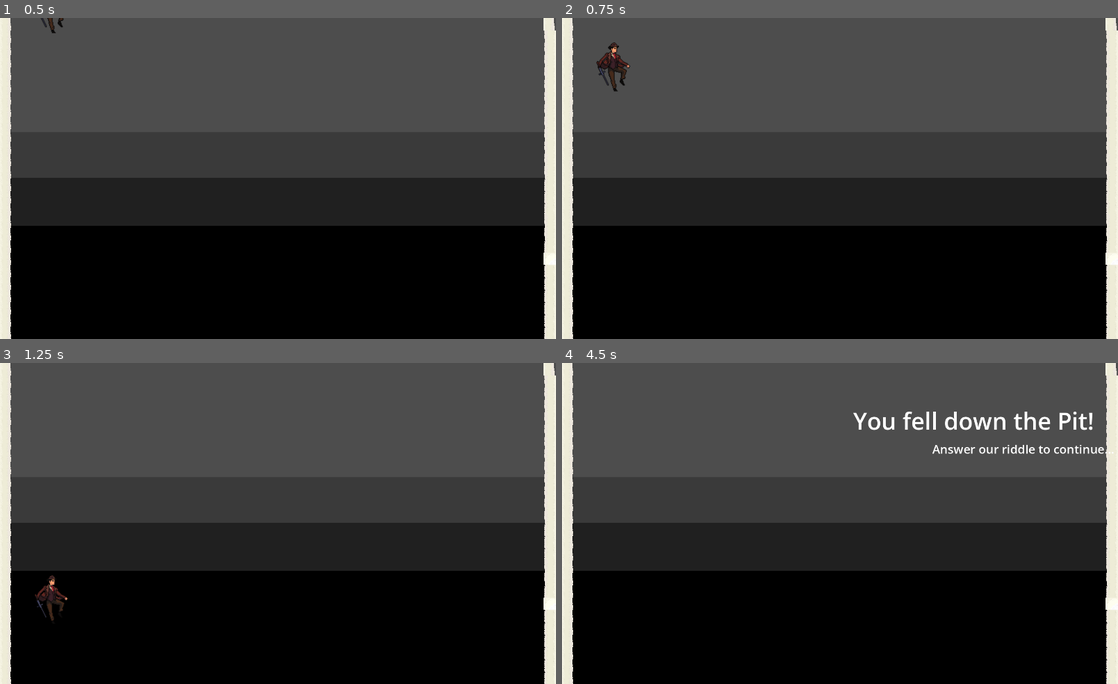
Above: before the commit, frames 1-4 (two rows, left to right).
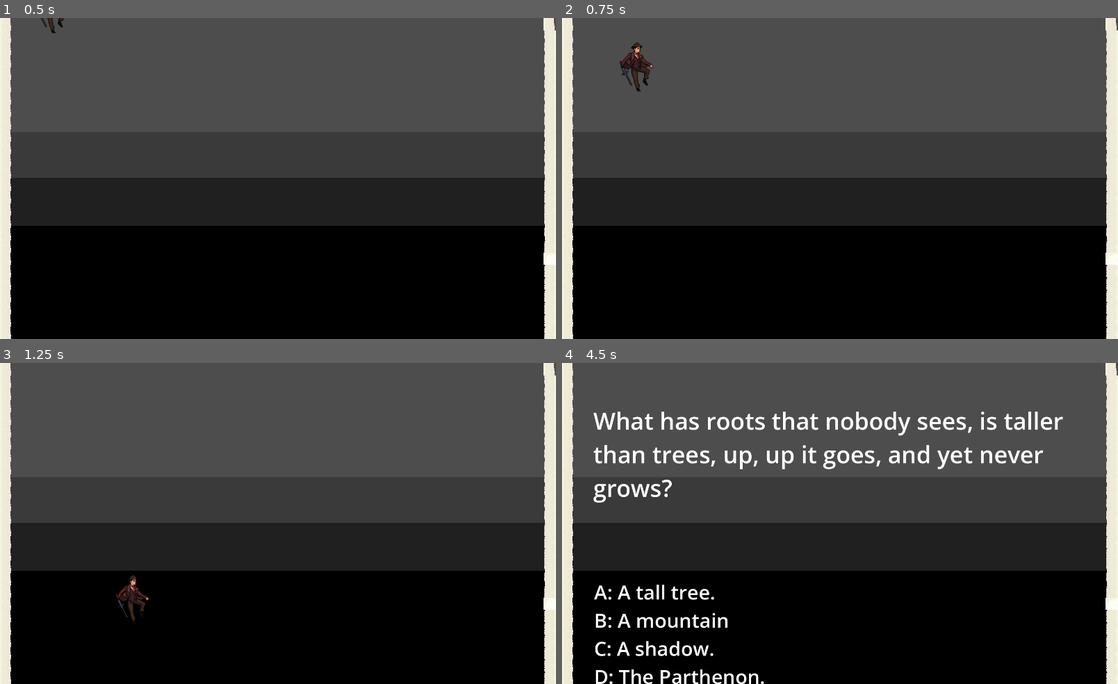
Above: after the commit, the same moments.

Repository: GCpeeper/HuntTheWampus
Game: Godot game, scene res://Scenes/pit.tscn
Two runs of this game, one before a commit and one after it. Both use one fixed random seed, a clock stepped at 60 frames per second and the inputs below.
Inputs:
- Up to frame 1 (0.5 s): no input
- Up to frame 2 (0.75 s): tap Enter (ui_accept) at 0.5, 0.6 s; hold Right (ui_right) from 0.53 s (still down)
- Up to frame 3 (1.25 s): keep holding Right (ui_right); tap Enter (ui_accept) at 0.77, 1.07 s
- Up to frame 4 (4.5 s): tap Enter (ui_accept) at 1.35, 1.52, 1.82, 2, 2.1, 2.75, 2.85, 3.02, 3.32, 3.5, 3.6, 3.77, 4.07, 4.25, 4.35 s; release Right (ui_right) at 2.03 s; hold Left (ui_left) 2.03-2.78 s; hold Right (ui_right) 2.78-4.28 s; hold Left (ui_left) from 4.28 s (still down)

Frame 1 is identical in both runs. In frame 2, 0.7% of the frame differs, in the area x 6-17%, y 7-23%; in frame 3, 0.6%; in frame 4, 5.9%, in the area x 5-100%, y 15-100%.
Error before the commit: Parse Error: Identifier "question" not declared in the current scope. (res://Scripts/riddles.gd:4)

Commit message:
setting up basic riddle logic and 3 example riddles

Diff:
--- a/wampus-game/Scenes/character.tscn
+++ b/wampus-game/Scenes/character.tscn
@@ -33,13 +33,13 @@
 			_animation_player.play(\"fall\")
 
 	# Handle jump.
-	if Input.is_action_just_pressed(\"jump\"):
+	if Input.is_action_just_pressed(\"ui_accept\"):
 		if is_on_floor() or !$CoyoteTime.is_stopped():
 			velocity.y = JUMP_VELOCITY
 
 	# Get the input direction and handle the movement/deceleration.
 	# As good practice, you should replace UI actions with custom gameplay actions.
-	var direction := Input.get_axis(\"left\", \"right\")
+	var direction := Input.get_axis(\"ui_left\", \"ui_right\")
 	if direction:
 		velocity.x = direction * SPEED
 		# Flipping sprite and hitboxes accordingly
--- a/wampus-game/Scenes/pit.tscn
+++ b/wampus-game/Scenes/pit.tscn
@@ -1,9 +1,8 @@
-[gd_scene load_steps=14 format=4 uid="uid://fa072c1hwq7w"]
+[gd_scene load_steps=13 format=4 uid="uid://fa072c1hwq7w"]
 
 [ext_resource type="Texture2D" uid="uid://g78fd3e5acvj" path="res://Assests/Terrain/MarbleTileset.png" id="1_ltng5"]
 [ext_resource type="PackedScene" uid="uid://tlu7gp2yuarc" path="res://Scenes/character.tscn" id="1_tques"]
 [ext_resource type="Script" uid="uid://bs7l80y2jxj5n" path="res://Scripts/pit.gd" id="3_2uyid"]
-[ext_resource type="Script" uid="uid://wynj0jg1ke7p" path="res://Scripts/riddles.gd" id="4_tgwfy"]
 
 [sub_resource type="Theme" id="Theme_ltng5"]
 
@@ -146,10 +145,11 @@
 layout_mode = 0
 offset_left = -1045.0
 offset_top = 37.0
-offset_right = -764.0
-offset_bottom = 99.0
+offset_right = 247.0
+offset_bottom = 445.0
 text = "What is __?"
 label_settings = SubResource("LabelSettings_wvmdu")
+autowrap_mode = 2
 
 [node name="Answers" type="Label" parent="Control"]
 layout_mode = 0
@@ -163,9 +163,6 @@
 D:"
 label_settings = SubResource("LabelSettings_aacys")
 
-[node name="Riddles" type="Node" parent="Control"]
-script = ExtResource("4_tgwfy")
-
 [node name="Timer" type="Timer" parent="."]
 wait_time = 3.0
 one_shot = true
--- a/wampus-game/Scripts/pit.gd
+++ b/wampus-game/Scripts/pit.gd
@@ -6,6 +6,12 @@
 @onready var answers = $Answers
 @onready var player = $"../Character"
 @onready var timer = $"../Timer"
+var step = 0
+var riddleList = []
+var riddle1 = ["What has roots that nobody sees, is taller than trees, up, up it goes, and yet never grows?", "A tall tree.", "A mountain", "A shadow.", "The Parthenon."]
+var riddle2 = ["There is a right triangle with sides A, B, and C. Side AB is 5 feet, angle A is 45, and angle B is 90. What is the area of the triangle?", "56 feet squared.", "25 feet squared.", "12.5 feet squared.", "25.5 feet squared."]
+var riddle3 = ["Idk man.", "56 feet squared.", "25 feet squared.", "12.5 feet squared.", "25.5 feet squared."]
+
 
 
 # Called when the node enters the scene tree for the first time.
@@ -14,19 +20,26 @@
 	announcement2.hide()
 	question.hide()
 	answers.hide()
+	riddleList = [riddle1, riddle2, riddle3]
 
 
 # Called every frame. 'delta' is the elapsed time since the previous frame.
 func _process(delta: float) -> void:
-	if player.position.y > 700:
+	if player.position.y > 700 and step == 0:
 		announcement.show()
 		announcement2.show()
 		timer.start()
+		step += 1
 
 
 
 func _on_timer_timeout() -> void:
+	print("this works")
 	announcement.hide()
 	announcement2.hide()
 	question.show()
 	answers.show()
+	var riddleChoice = randi_range(0,2)
+	print(riddleChoice)
+	$Question.text = (riddleList[riddleChoice])[0]
+	$Answers.text = "A: " + (riddleList[riddleChoice])[1] + "\nB: " + (riddleList[riddleChoice])[2] + "\nC: " + (riddleList[riddleChoice])[3] + "\nD: " + (riddleList[riddleChoice])[4]
--- a/wampus-game/Scripts/riddles.gd
+++ /dev/null
@@ -1,5 +0,0 @@
-extends Node
-
-
-var riddle = [question, answer1, answer2, answer3, answer4]
-var riddleList = []
Not shown, added: wampus-game/Assests/bubbles/desktop.ini
Binary file added: wampus-game/Assests/bubbles/multi-line-tilemap.png
Not shown, added: wampus-game/Assests/bubbles/multi-line-tilemap.png.import
Binary file added: wampus-game/Assests/bubbles/single-line-tilemap.png
Not shown, added: wampus-game/Assests/bubbles/single-line-tilemap.png.import
Not shown, removed: wampus-game/Scripts/riddles.gd.uid
Not shown, added: wampus-game/Assests/bubbles/documentation.rtf
